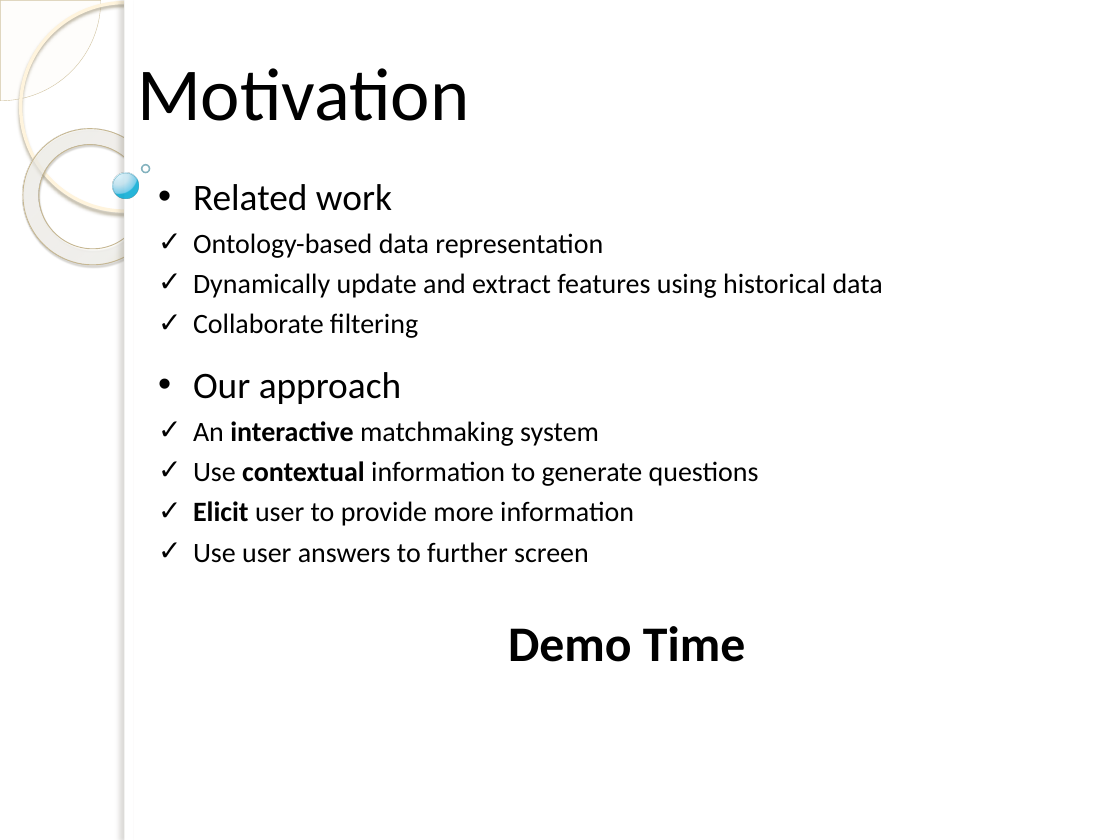
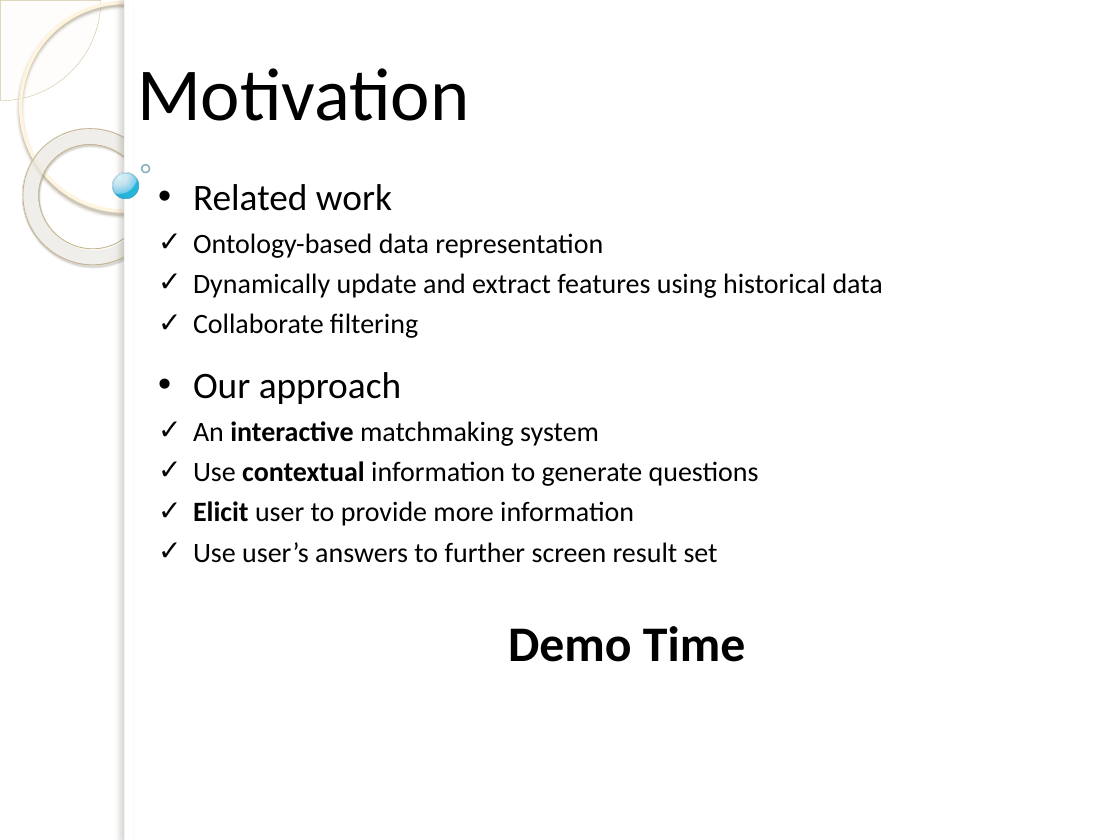
Before and after one commit to sissy1512/Interactive-Agent, a slide deck: slide 5 of MS Project_xixi.pptx. Drawn at 1120x840 pixels with LibreOffice and Linux fonts; fonts in the diff are those of the drawing; background and template pictures are left out. Boxes give left, top, right and bottom in pixels: in the first picture for what was removed or moved away, otherwise in the second. Text is boxed around its words. In the diff, an @@ line names an element or a change of style, - is before the commit and + after.

```diff
--- a/MS Project_xixi.pptx
+++ b/MS Project_xixi.pptx
@@ text at (193, 542, 718, 563): text changed @@
-✓ Use user answers to further screen
+✓ Use user’s answers to further screen result set
```
Also in this commit, not shown: 9 other files.
